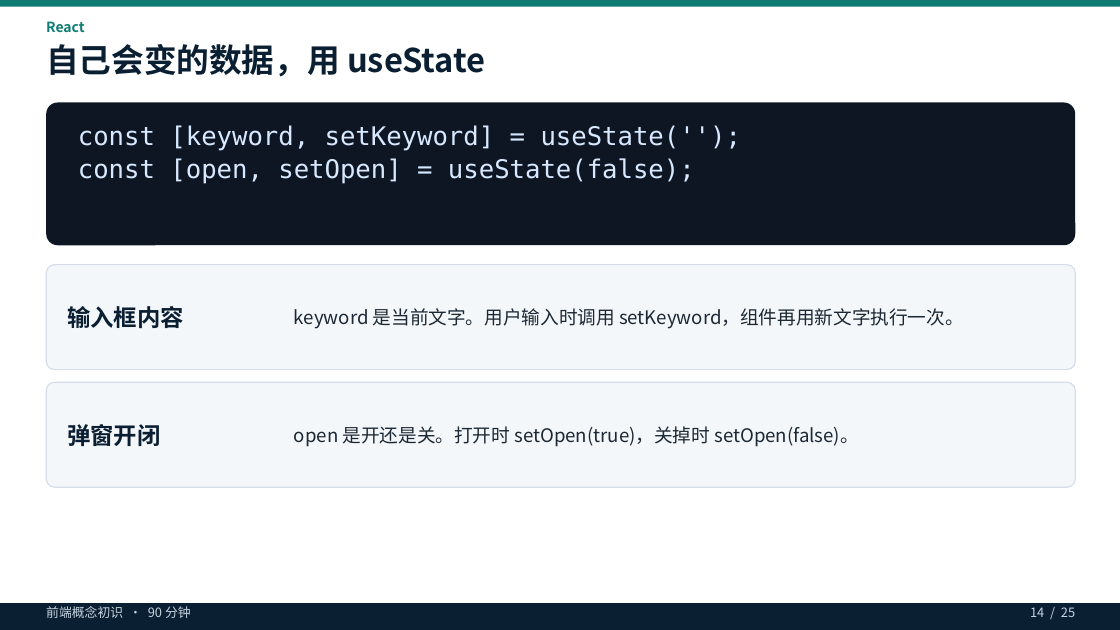
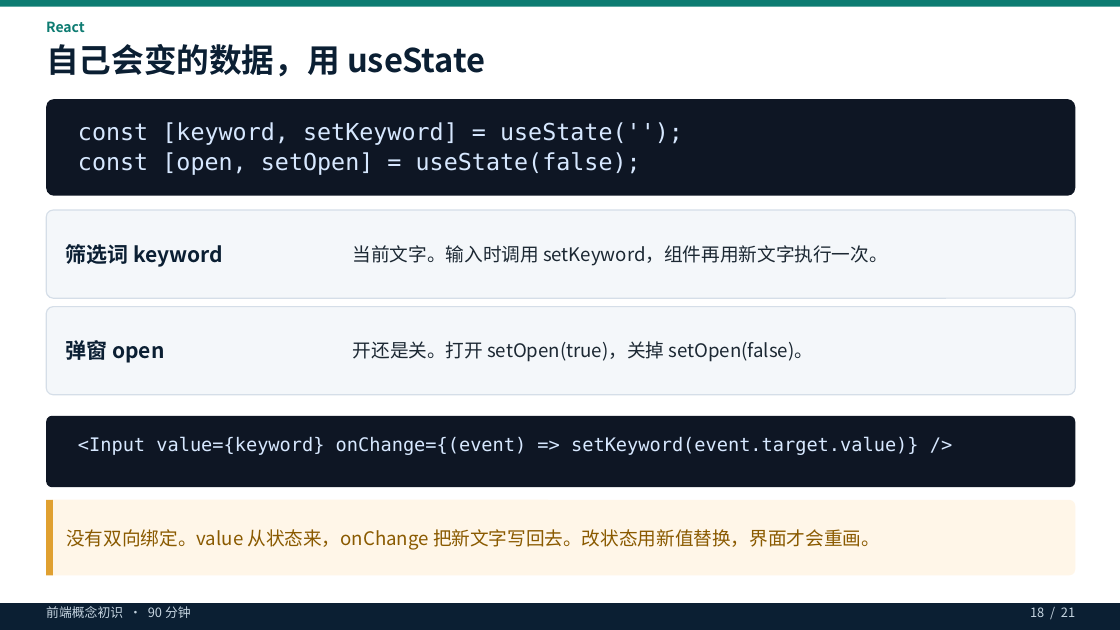
Before and after one commit to shangwanzheng/self-study, a slide deck: slide 18 of 前端概念初识.pptx (slide 12 before the commit). Drawn at 1120x630 pixels with LibreOffice and Linux fonts; fonts in the diff are those of the drawing. Boxes give left, top, right and bottom in pixels: in the first picture for what was removed or moved away, otherwise in the second. Text is boxed around its words. In the diff, an @@ line names an element or a change of style, - is before the commit and + after.

```diff
--- a/前端概念初识.pptx
+++ b/前端概念初识.pptx
@@ rounded rectangle: place and size @@
-rounded rectangle at box(46, 103, 1075, 245)
+rounded rectangle at box(46, 99, 1075, 196)
@@ text "const [keyword, setKeyword] = useState('');" at box(78, 122, 683, 175): size 22 to 20 pt @@
@@ rounded rectangle: place and size @@
-rounded rectangle at box(46, 265, 1075, 370)
+rounded rectangle at box(46, 210, 1075, 298)
@@ text at box(65, 244, 223, 267): text changed; size 20 to 18 pt @@
-输入框内容
+筛选词 keyword
@@ text at box(353, 245, 888, 266): text changed @@
-keyword 是当前文字。用户输入时调用 setKeyword，组件再用新文字执行一次。
+当前文字。输入时调用 setKeyword，组件再用新文字执行一次。
@@ rounded rectangle: place and size @@
-rounded rectangle at box(46, 382, 1075, 487)
+rounded rectangle at box(46, 307, 1075, 395)
@@ text at box(65, 337, 164, 363): text changed; size 20 to 18 pt @@
-弹窗开闭
+弹窗 open
@@ text at box(353, 341, 814, 362): text changed @@
-open 是开还是关。打开时 setOpen(true)，关掉时 setOpen(false)。
+开还是关。打开 setOpen(true)，关掉 setOpen(false)。
@@ rounded rectangle added at box(46, 416, 1075, 487), fill #0E1624 @@
@@ text added at box(78, 437, 919, 455), 16 pt, text #D7E8FF @@
+<Input value={keyword} onChange={(event) => setKeyword(event.target.value)} />
@@ rounded rectangle added at box(46, 500, 1075, 576), fill #FFF6E8 @@
@@ rectangle added at box(46, 500, 53, 576), fill #E0A030 @@
@@ text added at box(66, 529, 880, 550), 16 pt, text #8A5A00 @@
+没有双向绑定。value 从状态来，onChange 把新文字写回去。改状态用新值替换，界面才会重画。
@@ text at box(1030, 607, 1075, 617): text changed @@
-14 / 25
+18 / 21
```
Also in this commit, not shown: 11 other slides changed, 9 slides added, 11 slides removed, 59 other files.
